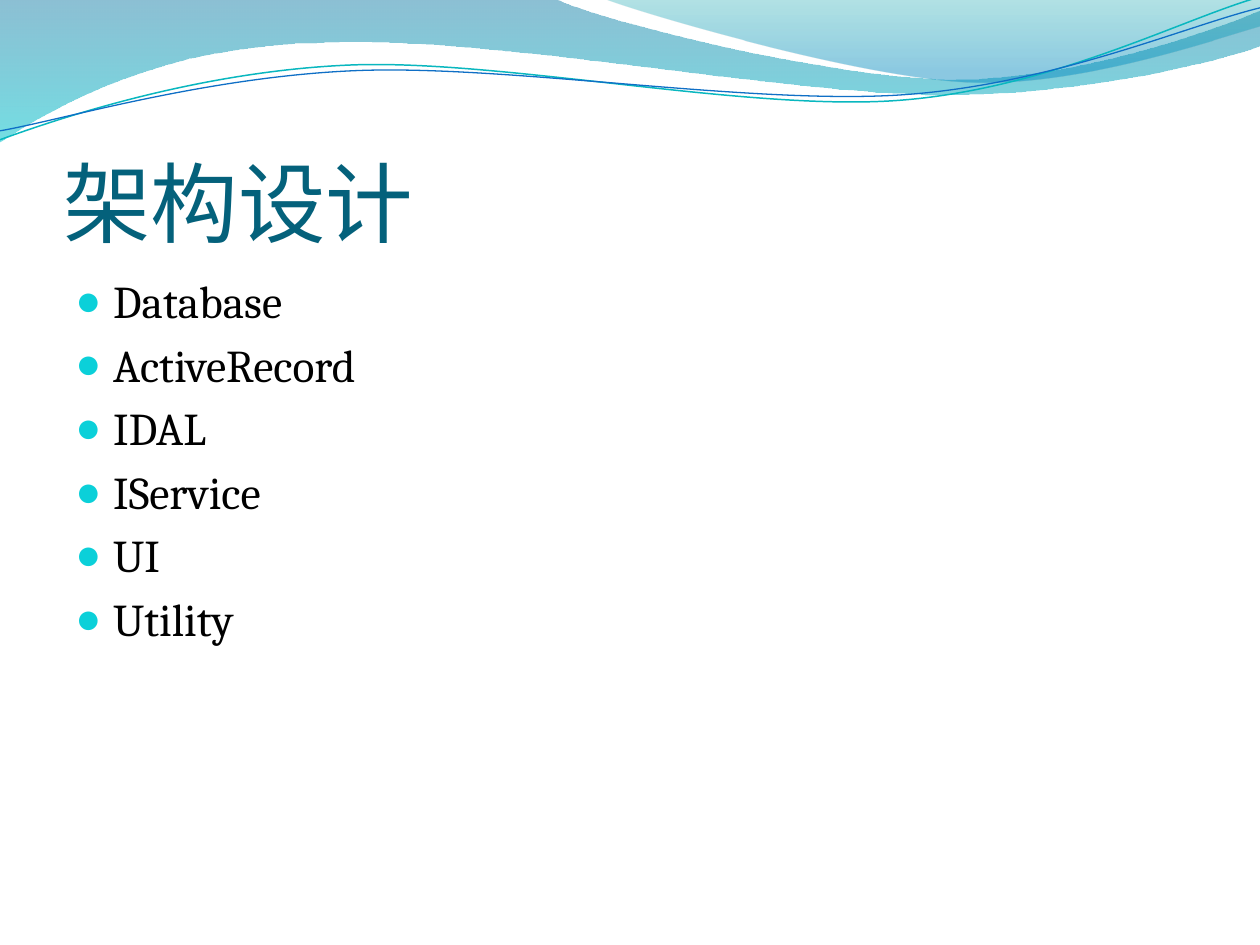
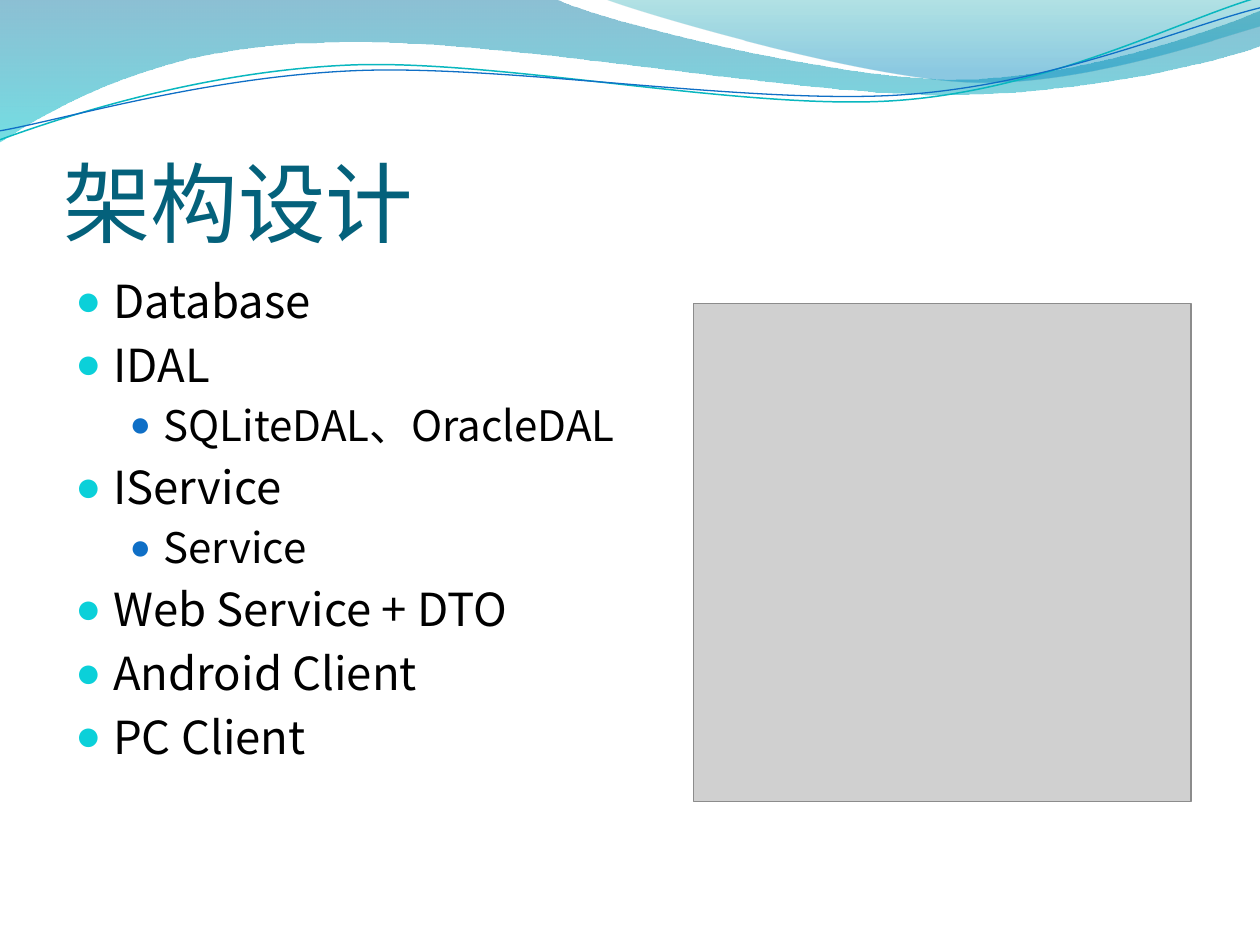
Before and after one commit to ggxx/SextantTG, a slide deck: slide 4 of doc/大作业汇报.pptx. Drawn at 1260x945 pixels with LibreOffice and Linux fonts; fonts in the diff are those of the drawing; grey boxes stand for pictures; background and template pictures are left out. Boxes give left, top, right and bottom in pixels: in the first picture for what was removed or moved away, otherwise in the second. Text is boxed around its words. In the diff, an @@ line names an element or a change of style, - is before the commit and + after.

```diff
--- a/doc/大作业汇报.pptx
+++ b/doc/大作业汇报.pptx
@@ text at (x1=113, y1=281, x2=310, y2=505): font Cambria to Noto Sans CJK SC in "Database", "IDAL", "IService" @@
@@ picture added at (x1=693, y1=304, x2=1191, y2=801) @@
@@ text at (x1=113, y1=350, x2=355, y2=383): paragraph removed @@
-● ActiveRecord
@@ text at (x1=164, y1=407, x2=615, y2=449): paragraph added @@
+  ● SQLiteDAL、OracleDAL
@@ text at (x1=113, y1=530, x2=507, y2=755): text changed; font Cambria to Noto Sans CJK SC @@
-● UI
-● Utility
+  ● Service
+● Web Service + DTO
+● Android Client
+● PC Client
```
Also in this commit, not shown: 9 other slides changed, 7 slides added, 2 slides removed, 4 other files.
